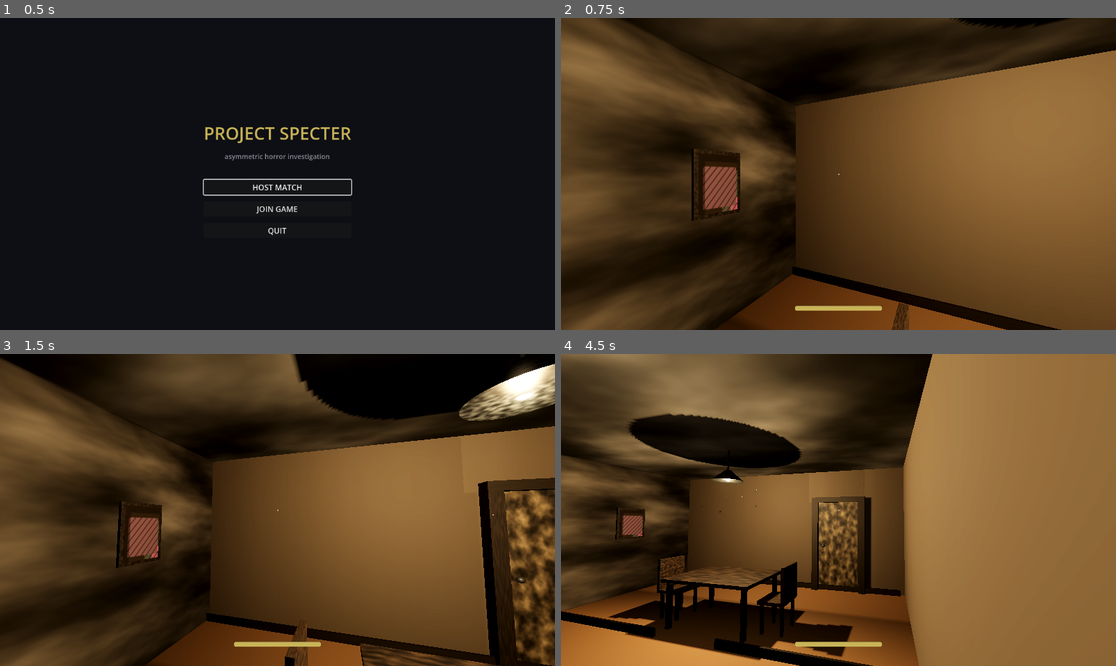
Above: before the commit, frames 1-4 (two rows, left to right).
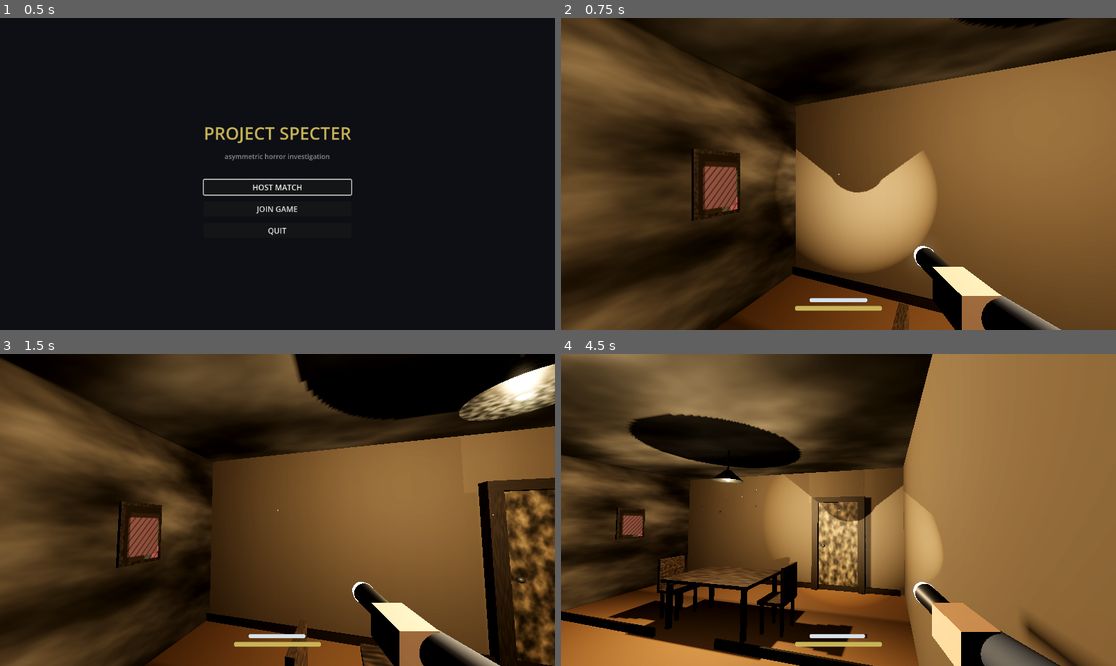
Above: after the commit, the same moments.

Repository: blastbeng/ProjectSpecterV2
Game: Godot game, scene res://scenes/boot.tscn
Same seed, same stepped clock (60 frames per second), same inputs: the game is played once before the commit and once after it.
Inputs (mouse positions are in pixels of both pictures, inside the frame that each line leads up to):
- Up to frame 1 (0.5 s): no input
- Up to frame 2 (0.75 s): click "HOST MATCH" at 0.5 s
- Up to frame 3 (1.5 s): tap Enter (ui_accept) at 1.25 s; move the mouse to (305, 510) at 1.27 s; hold Up (ui_up) from 1.28 s (still down); tap F at 1.35 s; click (305, 510) at 1.42 s
- Up to frame 4 (4.5 s): keep holding Up (ui_up); tap Enter (ui_accept) at 1.52, 2.27, 3.77 s; move the mouse to (810, 510) at 2.02 s; tap F at 2.1, 3.05, 3.8 s; click (810, 510) at 2.17 s; move the mouse to (849, 503) at 2.77 s; tap Q at 2.85 s; click (849, 503) at 2.92 s; move the mouse to (832, 516) at 3.52 s; tap Ctrl at 3.6 s; click (832, 516) at 3.67 s; move the mouse to (877, 513) at 4.27 s; hold Shift from 4.28 s (still down); click (877, 513) at 4.42 s

Frame 1 is identical in both runs. In frame 2, 10% of the frame differs, in the area x 39-91%, y 42-100%; in frame 3, 2.8%; in frame 4, 12%, in the area x 37-97%, y 38-100%.

Commit message:
flashlight rig: spot cone, battery drain and regen with HUD bar, F toggle click

Diff:
--- a/scripts/audio/sfx_generator.gd
+++ b/scripts/audio/sfx_generator.gd
@@ -18,6 +18,21 @@
 	wav.stereo = false
 	wav.data = bytes
 	return wav
+
+
+## Tiny mechanical click for flashlight toggle.
+static func click() -> AudioStreamWAV:
+	var n := int(0.03 * RATE)
+	var samples := PackedFloat32Array()
+	samples.resize(n)
+	var phase := 0.0
+	for i in n:
+		var t := float(i) / RATE
+		phase += TAU * 1900.0 / RATE
+		var square := 1.0 if sin(phase) > 0.0 else -1.0
+		var env := 1.0 - t / 0.03
+		samples[i] = clampf(square * env * 0.5, -1.0, 1.0)
+	return _to_wav(samples)
 
 
 ## Short footstep: filtered noise burst + low body thump.
--- a/scripts/gameplay/match.gd
+++ b/scripts/gameplay/match.gd
@@ -25,6 +25,7 @@
 	if is_instance_valid(_player) and is_instance_valid(_hud):
 		_hud.prompt_label.text = _player.current_prompt()
 		_hud.stamina_bar.value = _player.stamina_ratio()
+		_hud.battery_bar.value = _player.flashlight.battery_ratio()
 
 
 func _unhandled_input(event: InputEvent) -> void:
--- /dev/null
+++ b/scripts/player/flashlight.gd
@@ -0,0 +1,143 @@
+class_name Flashlight
+extends Node3D
+## Flashlight per Vision 5.8: viewmodel mesh + arm attached to the camera,
+## SpotLight (~25 deg, ~12 m), battery drain/regen while off, click SFX,
+## subtle viewmodel sway toward mouse motion and bob with movement.
+
+signal battery_changed(ratio: float)
+
+const DRAIN_PER_SEC := 2.2      # seconds of light per battery unit
+const REGEN_PER_SEC := 0.8
+const BATTERY_MAX := 100.0
+const SPOT_ANGLE := 25.0
+const SPOT_RANGE := 12.0
+
+var _spot: SpotLight3D
+var _arm_pivot: Node3D
+var _click: AudioStreamWAV
+var _click_player: AudioStreamPlayer
+var _sway := Vector2.ZERO
+var _bob_phase := 0.0
+var enabled := true
+var battery := BATTERY_MAX
+
+
+func _ready() -> void:
+	_build_viewmodel()
+	_spot = SpotLight3D.new()
+	_spot.spot_range = SPOT_RANGE
+	# ~25 degree cone per Vision 5.8.
+	_spot.spot_angle = SPOT_ANGLE
+	_spot.light_color = Color(1.0, 0.94, 0.82)
+	_spot.light_energy = 4.5
+	_spot.spot_attenuation = 1.2
+	_spot.shadow_enabled = true
+	_spot.position = Vector3(0.0, -0.02, -0.05)
+	_arm_pivot.add_child(_spot)
+
+	_click = SfxGenerator.click()
+	_click_player = AudioStreamPlayer.new()
+	_click_player.stream = _click
+	add_child(_click_player)
+
+
+func _build_viewmodel() -> void:
+	# Arm pivot sits low-right of the camera view.
+	_arm_pivot = Node3D.new()
+	_arm_pivot.position = Vector3(0.28, -0.25, -0.35)
+	add_child(_arm_pivot)
+
+	# Forearm: capsule angled forward, sleeve color dark.
+	var arm_mat := StandardMaterial3D.new()
+	arm_mat.albedo_color = Color("3a4356")
+	arm_mat.roughness = 0.85
+	var arm := MeshInstance3D.new()
+	var am := CapsuleMesh.new()
+	am.radius = 0.035
+	am.height = 0.34
+	arm.mesh = am
+	arm.material_override = arm_mat
+	arm.rotation_degrees = Vector3(78, 0, 8)
+	arm.position = Vector3(0.02, 0.02, 0.10)
+	_arm_pivot.add_child(arm)
+
+	# Hand block + flashlight cylinder body.
+	var skin_mat := StandardMaterial3D.new()
+	skin_mat.albedo_color = Color("c8a284")
+	skin_mat.roughness = 0.7
+	var hand := MeshInstance3D.new()
+	var hm := BoxMesh.new()
+	hm.size = Vector3(0.07, 0.075, 0.11)
+	hand.mesh = hm
+	hand.material_override = skin_mat
+	hand.position = Vector3(0.0, 0.0, -0.06)
+	_arm_pivot.add_child(hand)
+
+	var body_mat := StandardMaterial3D.new()
+	body_mat.albedo_color = Color("2a2d33")
+	body_mat.metallic = 0.35
+	body_mat.roughness = 0.45
+	var body := MeshInstance3D.new()
+	var bm := CylinderMesh.new()
+	bm.top_radius = 0.024
+	bm.bottom_radius = 0.028
+	bm.height = 0.17
+	body.mesh = bm
+	body.material_override = body_mat
+	body.rotation_degrees = Vector3(90, 0, 0)
+	body.position = Vector3(0.0, 0.01, -0.155)
+	_arm_pivot.add_child(body)
+
+	# Lens ring at the front, slightly emissive when on.
+	var lens := MeshInstance3D.new()
+	var lm := CylinderMesh.new()
+	lm.top_radius = 0.03
+	lm.bottom_radius = 0.026
+	lm.height = 0.02
+	lens.mesh = lm
+	var lens_mat := StandardMaterial3D.new()
+	lens_mat.albedo_color = Color(0.85, 0.88, 0.9)
+	lens_mat.emission_enabled = true
+	lens_mat.emission = Color(0.9, 0.92, 0.95)
+	lens_mat.emission_energy_multiplier = 1.4
+	lens.material_override = lens_mat
+	lens.rotation_degrees = Vector3(90, 0, 0)
+	lens.position = Vector3(0.0, 0.01, -0.245)
+	_arm_pivot.add_child(lens)
+
+
+func toggle() -> void:
+	if battery <= 0.0 and not enabled:
+		return
+	enabled = not enabled
+	_spot.visible = enabled
+	_click_player.pitch_scale = randf_range(0.9, 1.1)
+	_click_player.play()
+
+
+func battery_ratio() -> float:
+	return battery / BATTERY_MAX
+
+
+## Called by the controller every frame with look delta and movement speed.
+func update_viewmodel(look_delta: Vector2, speed: float, delta: float) -> void:
+	# sway toward look motion, springing back
+	_sway = _sway.lerp(-look_delta * 0.0006, clampf(10.0 * delta, 0.0, 1.0))
+	if _sway.length() > 0.03:
+		_sway = _sway.normalized() * 0.03
+	_arm_pivot.position.x = 0.25 + _sway.x
+	_arm_pivot.position.y = -0.25 + _sway.y * 0.6
+	# slight bob while moving
+	_bob_phase += delta * (6.0 + speed * 1.2)
+	_arm_pivot.position.z = -0.35 + sin(_bob_phase) * 0.008 * clampf(speed / 4.0, 0.0, 1.0)
+
+
+func _physics_process(delta: float) -> void:
+	if enabled and _spot.visible:
+		battery = maxf(battery - delta * DRAIN_PER_SEC, 0.0)
+		if battery <= 0.0:
+			enabled = false
+			_spot.visible = false
+	else:
+		battery = minf(battery + delta * REGEN_PER_SEC, BATTERY_MAX)
+	battery_changed.emit(battery_ratio())
--- a/scripts/player/player_controller.gd
+++ b/scripts/player/player_controller.gd
@@ -27,9 +27,11 @@
 var _crouching := false
 var _step_accum := 0.0
 var _footsteps: Array[AudioStreamWAV] = []
+var _last_look_delta := Vector2.ZERO
 
 var camera: Camera3D
 var interact_ray: InteractionRay
+var flashlight: Flashlight
 var stamina := STAMINA_MAX
 
 
@@ -52,6 +54,9 @@
 	interact_ray = InteractionRay.new()
 	interact_ray.position = Vector3.ZERO
 	camera.add_child(interact_ray)
+
+	flashlight = Flashlight.new()
+	camera.add_child(flashlight)
 
 	for v in range(4):
 		_footsteps.append(SfxGenerator.footstep(v))
@@ -76,6 +81,10 @@
 		rotate_y(-event.relative.x * MOUSE_SENS)
 		_pitch = clampf(_pitch - event.relative.y * MOUSE_SENS, deg_to_rad(-85.0), deg_to_rad(85.0))
 		camera.rotation.x = _pitch
+		notify_look(Vector2(event.relative.x, event.relative.y))
+	elif event is InputEventKey and event.pressed and not event.echo \
+			and event.physical_keycode == KEY_F:
+		flashlight.toggle()
 	elif event.is_action_pressed("ui_cancel"):
 		if Input.mouse_mode == Input.MOUSE_MODE_CAPTURED:
 			Input.mouse_mode = Input.MOUSE_MODE_VISIBLE
@@ -155,6 +164,14 @@
 	camera.position.y = lerpf(camera.position.y, eye + offset, 10.0 * delta)
 	camera.position.x = cos(_bob_phase * 0.5) * BOB_AMPLITUDE * 0.4 * bob_amount
 
+	# Viewmodel sway + light battery tick.
+	flashlight.update_viewmodel(_last_look_delta, speed2, delta)
+	_last_look_delta = Vector2.ZERO
+
+
+func notify_look(delta_vec: Vector2) -> void:
+	_last_look_delta = delta_vec
+
 
 func _is_ceiling_blocked() -> bool:
 	var space := get_world_3d().direct_space_state
--- a/scripts/ui/match_hud.gd
+++ b/scripts/ui/match_hud.gd
@@ -5,6 +5,7 @@
 
 var prompt_label: Label
 var stamina_bar: ProgressBar
+var battery_bar: ProgressBar
 
 func _ready() -> void:
 	prompt_label = Label.new()
@@ -56,3 +57,25 @@
 	stamina_bar.add_theme_stylebox_override("fill", sb)
 	stamina_bar.add_theme_stylebox_override("background", sb_bg)
 	add_child(stamina_bar)
+
+	# Battery bar above the stamina bar (flashlight charge).
+	battery_bar = ProgressBar.new()
+	battery_bar.min_value = 0
+	battery_bar.max_value = 1.0
+	battery_bar.value = 1.0
+	battery_bar.show_percentage = false
+	battery_bar.anchor_left = 0.5
+	battery_bar.anchor_right = 0.5
+	battery_bar.anchor_top = 0.905
+	battery_bar.anchor_bottom = 0.905
+	battery_bar.offset_left = -60
+	battery_bar.offset_right = 60
+	battery_bar.offset_top = -4
+	battery_bar.offset_bottom = 4
+	battery_bar.grow_horizontal = Control.GROW_DIRECTION_BOTH
+	var bb := StyleBoxFlat.new()
+	bb.bg_color = Color("d8e2ea")
+	bb.set_corner_radius_all(3)
+	battery_bar.add_theme_stylebox_override("fill", bb)
+	battery_bar.add_theme_stylebox_override("background", sb_bg)
+	add_child(battery_bar)
Not shown, added: scripts/player/flashlight.gd.uid
Not shown, added: tests/test_interaction.gd.uid
Not shown, added: tests/test_movement.gd.uid
